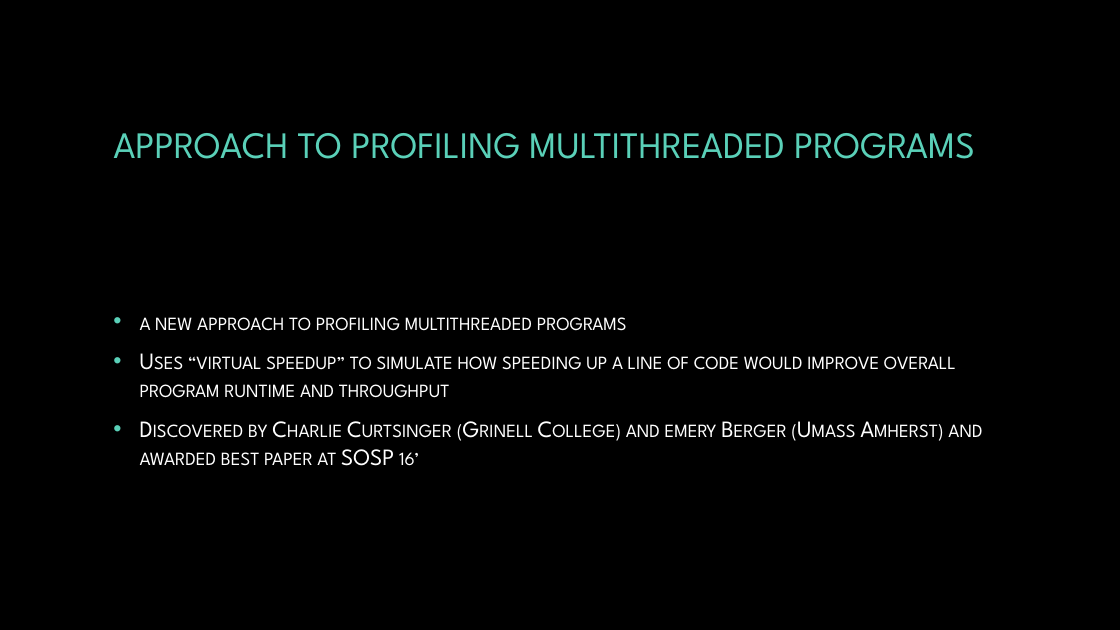
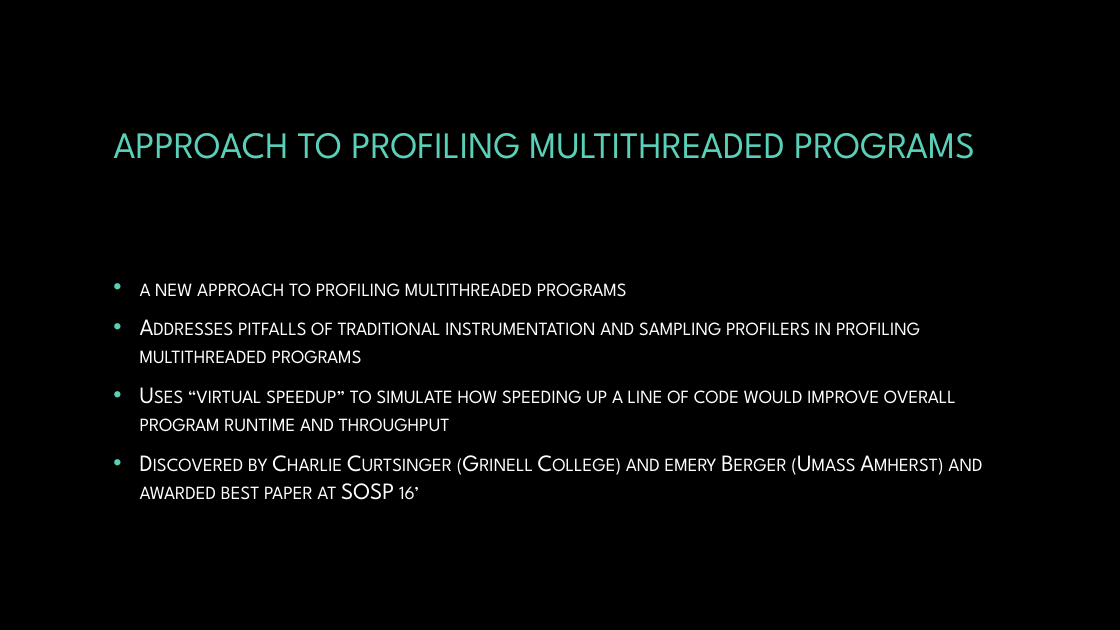
Before and after one commit to Byte-Lab/JCoz, a slide deck: slide 3 of project_presentation.pptx. Drawn at 1120x630 pixels with LibreOffice and Linux fonts; fonts in the diff are those of the drawing; background and template pictures are left out. Boxes give left, top, right and bottom in pixels: in the first picture for what was removed or moved away, otherwise in the second. Text is boxed around its words. In the diff, an @@ line names an element or a change of style, - is before the commit and + after.

```diff
--- a/project_presentation.pptx
+++ b/project_presentation.pptx
@@ text at (140,322,920,364): paragraph added @@
+• Addresses pitfalls of traditional instrumentation and sampling profilers in profiling multithreaded programs
```
Also in this commit, not shown: 4 other slides changed, 24 slides added, 11 other files.
